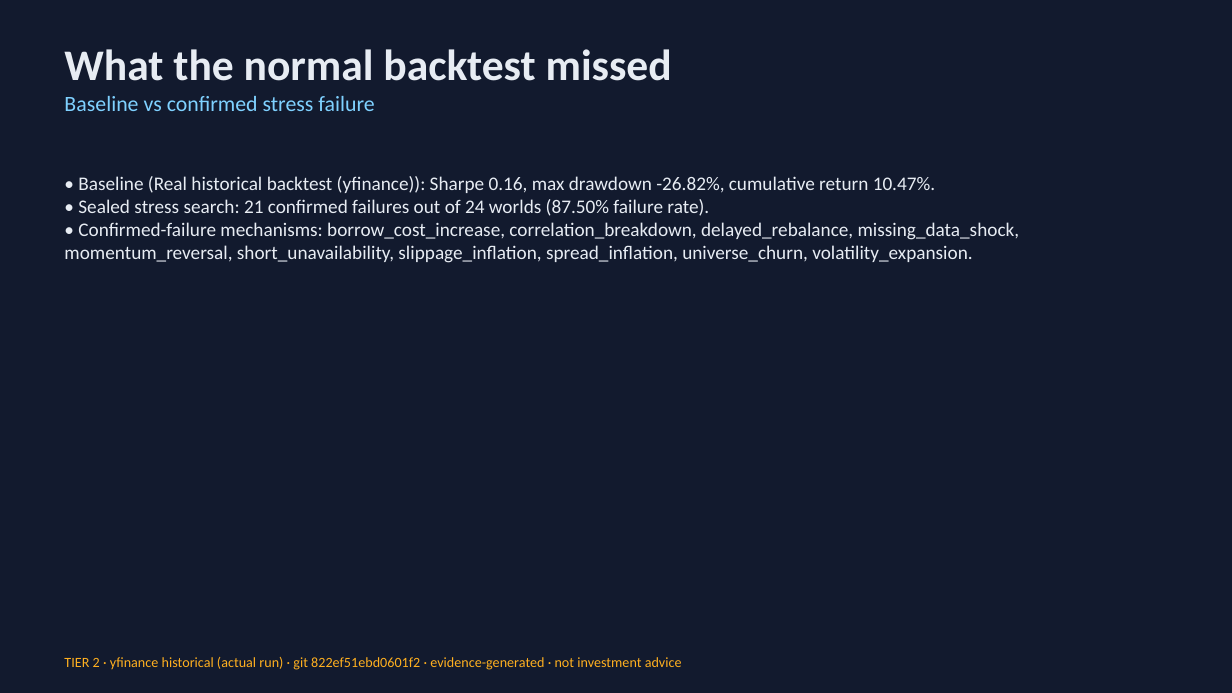
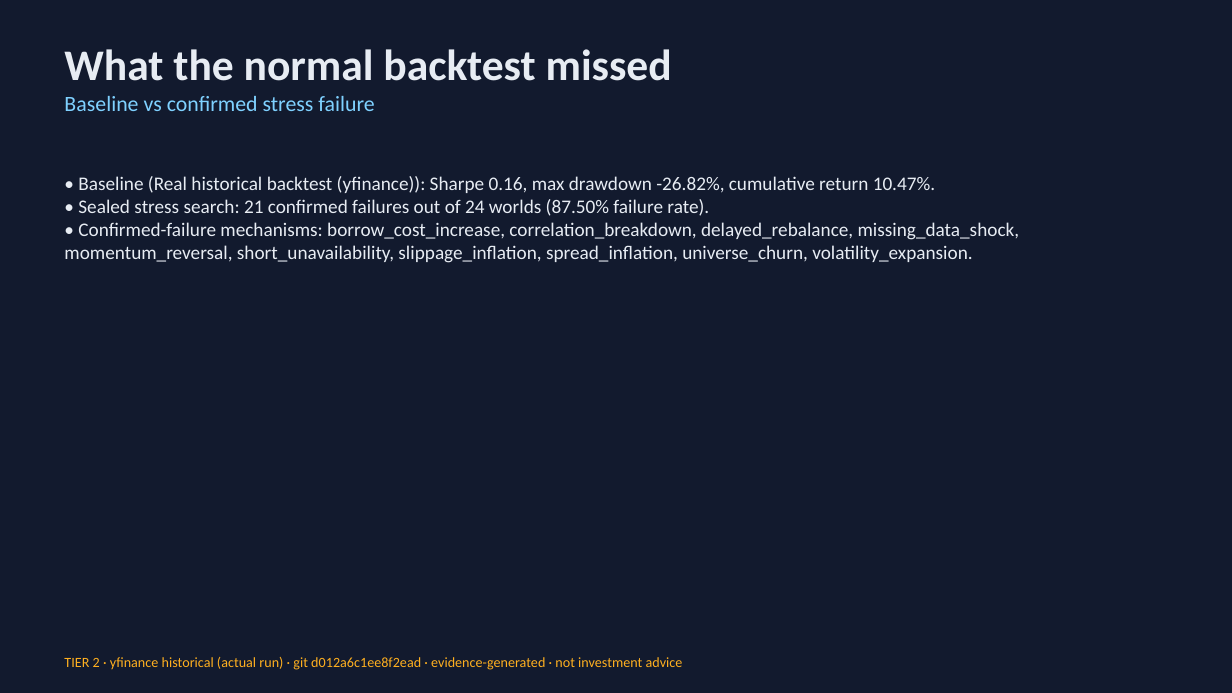
Before and after one commit to Scott-Switzer/market-fuzzer, a slide deck: slide 5 of app/static/pitch-deck/fenrix_deck.pptx. Drawn at 1232x693 pixels with LibreOffice and Linux fonts; fonts in the diff are those of the drawing. Boxes give left, top, right and bottom in pixels: in the first picture for what was removed or moved away, otherwise in the second. Text is boxed around its words. In the diff, an @@ line names an element or a change of style, - is before the commit and + after.

Commit message:
chore(fenrix-submission): regenerate deck + demo evidence at HEAD (honest SPY benchmark)
- fenrix_deck.pptx/pdf, pitch-deck/index.html, submission_demo_evidence.json
  regenerated from d012a6c yfinance run: cagr 1.26% vs SPY 12.49%, IR -0.468

```diff
--- a/app/static/pitch-deck/fenrix_deck.pptx
+++ b/app/static/pitch-deck/fenrix_deck.pptx
@@ text at [64,657,683,670]: text changed @@
-TIER 2 · yfinance historical (actual run) · git 822ef51ebd0601f2 · evidence-generated · not investment advice
+TIER 2 · yfinance historical (actual run) · git d012a6c1ee8f2ead · evidence-generated · not investment advice
```
Also in this commit, not shown: 3 other slides changed, 3 other files.
